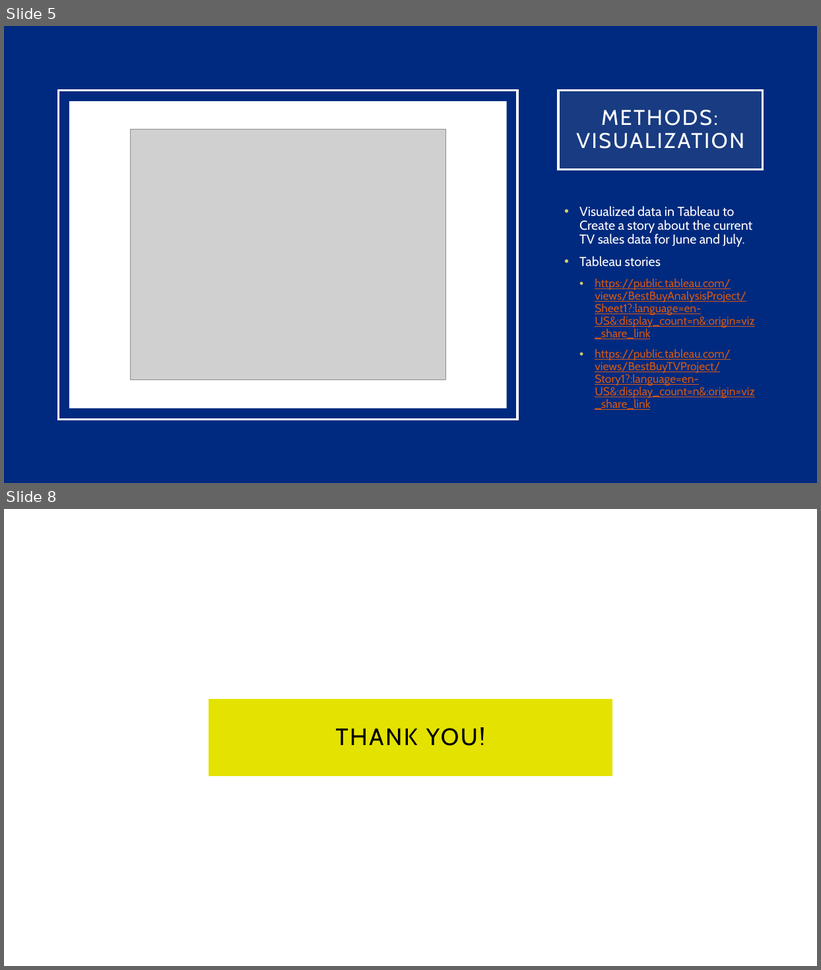
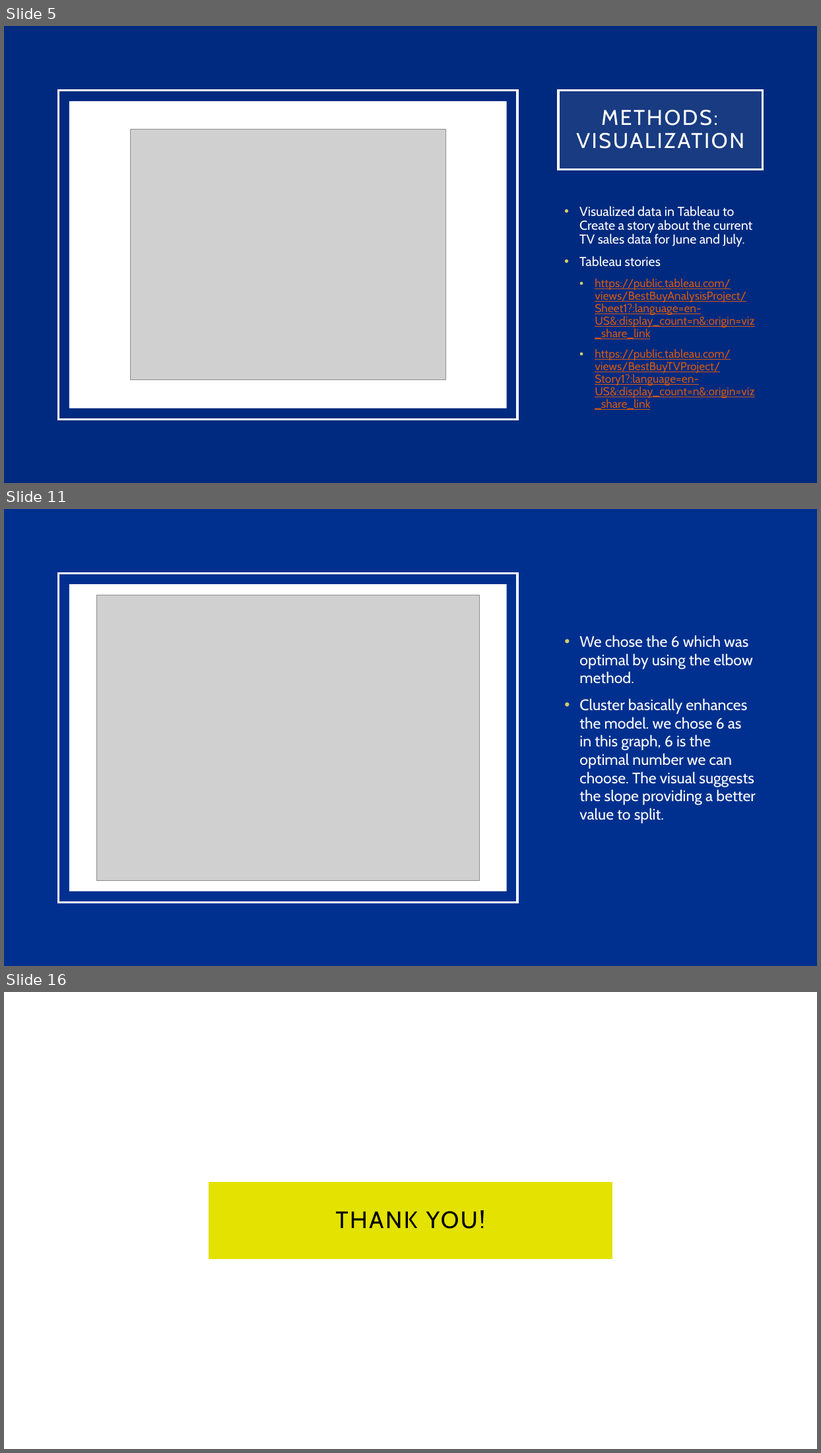
Before and after one commit to kdmorjam/Project_4_BestBuy, a slide deck: Final Project/BestBuy.pptx. Shown one above the other, each under a label of ours: slides 5 and 8 before the commit, slides 5, 11 and 16 after it; the slides between them are not shown. The pictures are 821x970 and 821x1453 pixels, drawn with LibreOffice and Linux fonts; fonts in the diff are those of the drawing; grey boxes stand for pictures. Boxes give left, top, right and bottom in pixels: in the first picture for what was removed or moved away, otherwise in the second. Text is boxed around its words. In the diff, an @@ line names an element or a change of style, - is before the commit and + after.

```diff
--- a/Final Project/BestBuy.pptx
+++ b/Final Project/BestBuy.pptx
@@ slide 11 added at (4,509,817,966), background #00308F @@
@@ rectangle added at (58,573,517,902), outline #FFFFFF 2.5 pt @@
@@ rectangle added at (69,584,507,891), fill #FFFFFF @@
@@ picture added at (96,595,480,881) @@
@@ text added at (580,635,755,824), 18 pt, text #FFFFFF @@
+• We chose the 6 which was optimal by using the elbow method.
+• Cluster basically enhances the model. we chose 6 as in this graph, 6 is the optimal number we can choose. The visual suggests the slope providing a better value to split.
@@ what was slide 8 is now slide 16 @@
```
Also in this commit, not shown: 2 slides changed, 7 other slides added, 2 other files.
